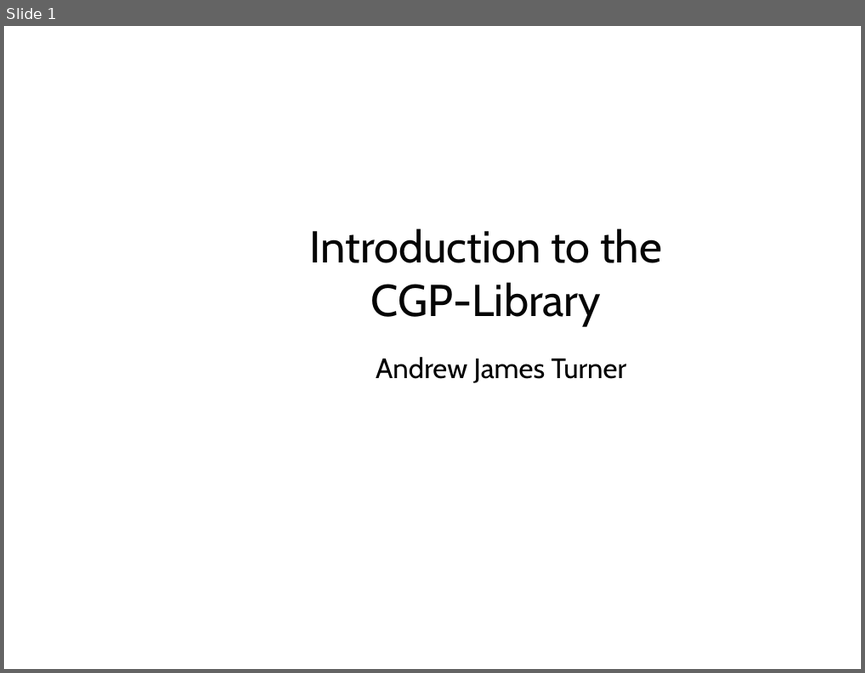
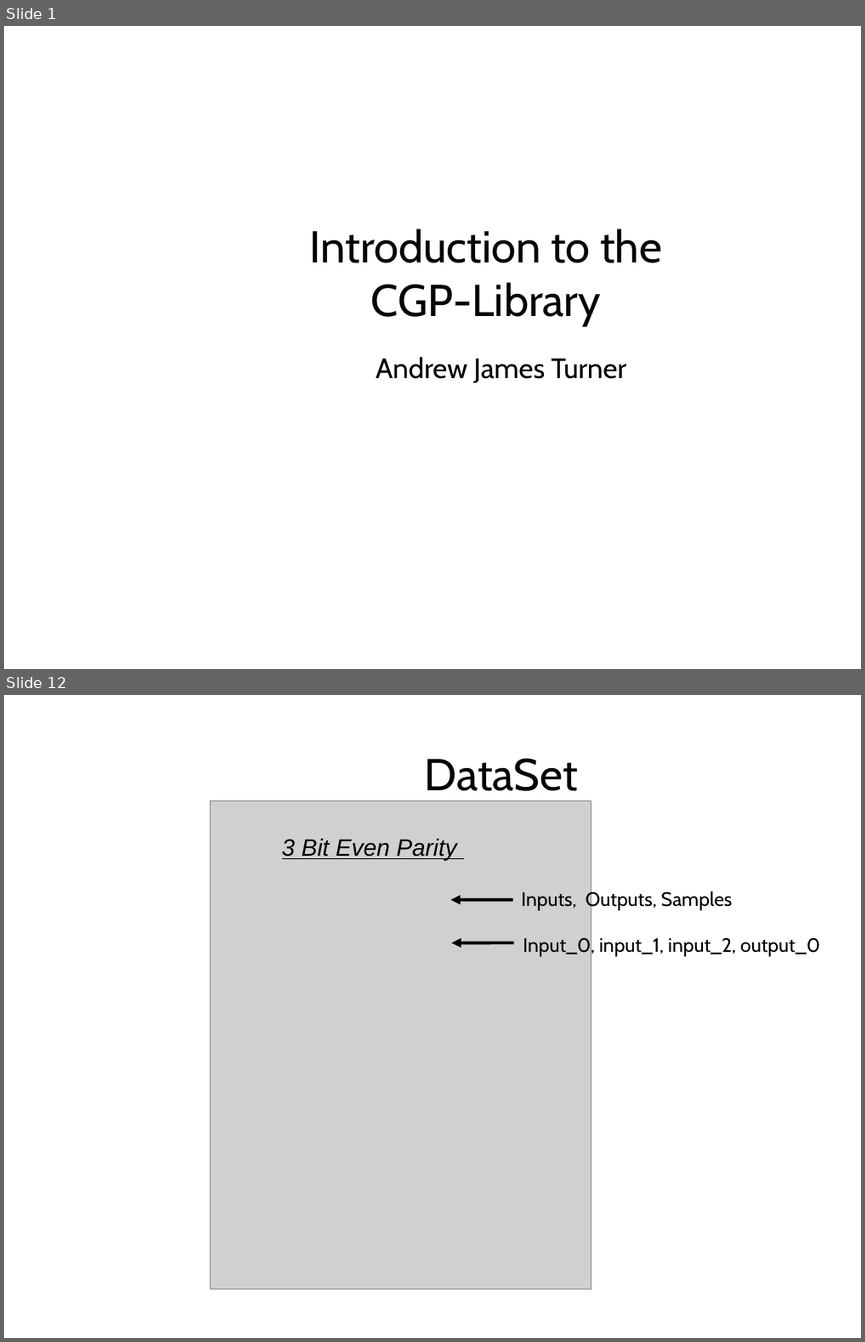
Before and after one commit to AndrewJamesTurner/CGP-Library, a slide deck: presentation/introduction.odp. Shown one above the other, each under a label of ours: slide 1 before the commit, slides 1 and 12 after it; the slides between them are not shown. The pictures are 865x673 and 865x1342 pixels, drawn with LibreOffice and Linux fonts; fonts in the diff are those of the drawing; grey boxes stand for pictures; background and template pictures are left out. Boxes give left, top, right and bottom in pixels: in the first picture for what was removed or moved away, otherwise in the second. Text is boxed around its words. In the diff, an @@ line names an element or a change of style, - is before the commit and + after.

```diff
--- a/presentation/introduction.odp
+++ b/presentation/introduction.odp
@@ slide 12 added at (4, 695, 861, 1338), background picture (left out) @@
@@ title added at (425, 758, 578, 791), 41.3 pt, text #050505 @@
+DataSet
@@ picture added at (210, 800, 591, 1289) @@
@@ text added at (282, 838, 457, 860), 22 pt, text #000000, italic, underline @@
+3 Bit Even Parity
@@ text added at (521, 889, 732, 911), 18 pt, text #000000 @@
+Inputs, Outputs, Samples
@@ arrow added from (513, 900) to (451, 900), #000000 2.89 pt @@
@@ arrow added from (514, 943) to (452, 943), #000000 2.89 pt @@
@@ text added at (522, 935, 820, 957), 18 pt, text #000000 @@
+Input_0, input_1, input_2, output_0
```
Also in this commit, not shown: 6 slides changed, 11 other slides added, 14 other files.
